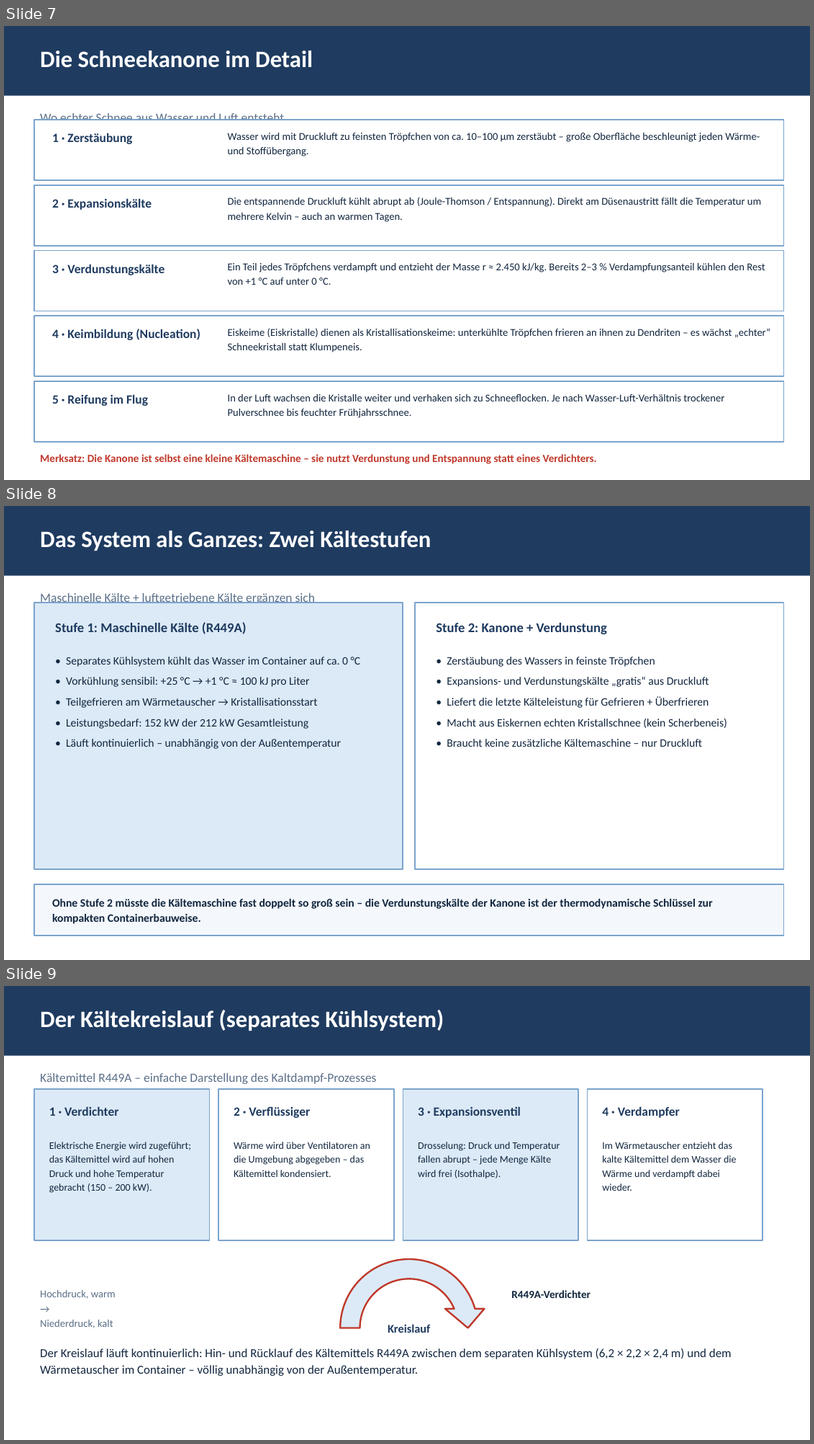
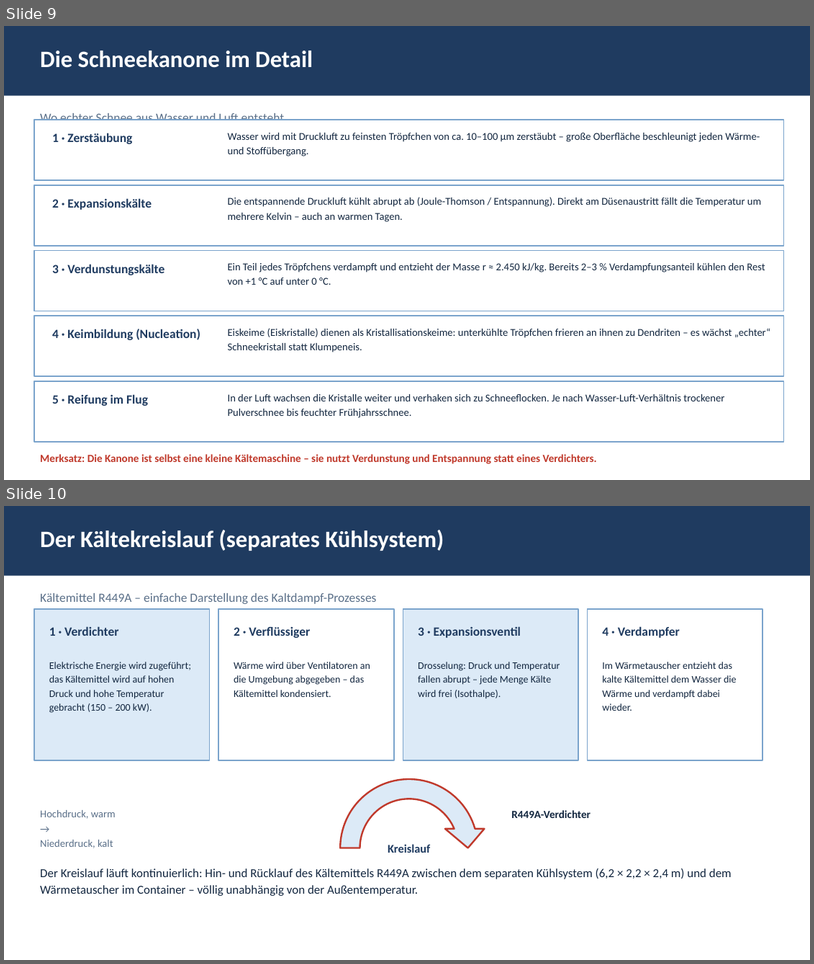
Before and after one commit to pgruberpg6-commits/Snow4ever, a slide deck: snow4ever200_thermodynamik.pptx. Shown one above the other, each under a label of ours: slides 7, 8 and 9 before the commit, slides 9 and 10 after it. The pictures are 814x1444 and 814x964 pixels, drawn with LibreOffice and Linux fonts; fonts in the diff are those of the drawing. Boxes give left, top, right and bottom in pixels: in the first picture for what was removed or moved away, otherwise in the second. Text is boxed around its words. In the diff, an @@ line names an element or a change of style, - is before the commit and + after.

```diff
--- a/snow4ever200_thermodynamik.pptx
+++ b/snow4ever200_thermodynamik.pptx
@@ slide 8 removed at (4,506,810,960), background #FFFFFF @@
@@ rectangle removed at (4,506,810,576) @@
@@ text removed at (40,530,431,551) @@
-Das System als Ganzes: Zwei Kältestufen
@@ rectangle removed at (34,602,404,869) @@
@@ text removed at (40,593,315,603) @@
-Maschinelle Kälte + luftgetriebene Kälte ergänzen sich
@@ rectangle removed at (415,602,784,869) @@
@@ text removed at (55,622,247,634) @@
-Stufe 1: Maschinelle Kälte (R449A)
@@ text removed at (436,623,607,634) @@
-Stufe 2: Kanone + Verdunstung
@@ text removed at (66,656,361,749) @@
-• Separates Kühlsystem kühlt das Wasser im Container auf ca. 0 °C
-• Vorkühlung sensibil: +25 °C → +1 °C ≈ 100 kJ pro Liter
-• Teilgefrieren am Wärmetauscher → Kristallisationsstart
-• Leistungsbedarf: 152 kW der 212 kW Gesamtleistung
-• Läuft kontinuierlich – unabhängig von der Außentemperatur
@@ text removed at (447,656,728,746) @@
-• Zerstäubung des Wassers in feinste Tröpfchen
-• Expansions- und Verdunstungskälte „gratis“ aus Druckluft
-• Liefert die letzte Kälteleistung für Gefrieren + Überfrieren
-• Macht aus Eiskernen echten Kristallschnee (kein Scherbeneis)
-• Braucht keine zusätzliche Kältemaschine – nur Druckluft
@@ rectangle removed at (34,884,784,936) @@
@@ text removed at (52,898,713,924) @@
-Ohne Stufe 2 müsste die Kältemaschine fast doppelt so groß sein – die Verdunstungskälte der Kanone ist der thermodynamische Schlüssel zur kompakten Containerbauweise.
@@ what was slide 7 is now slide 9 @@
@@ what was slide 9 is now slide 10 @@
```
Also in this commit, not shown: 3 slides added, 2 other slides removed.
